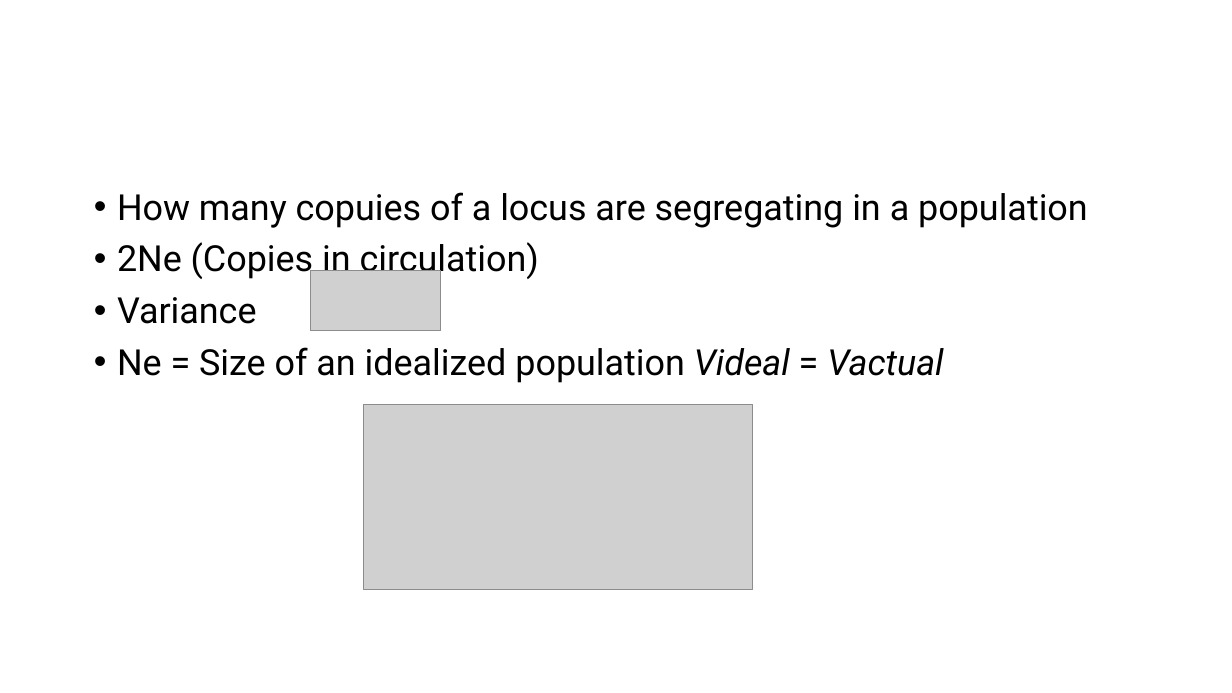
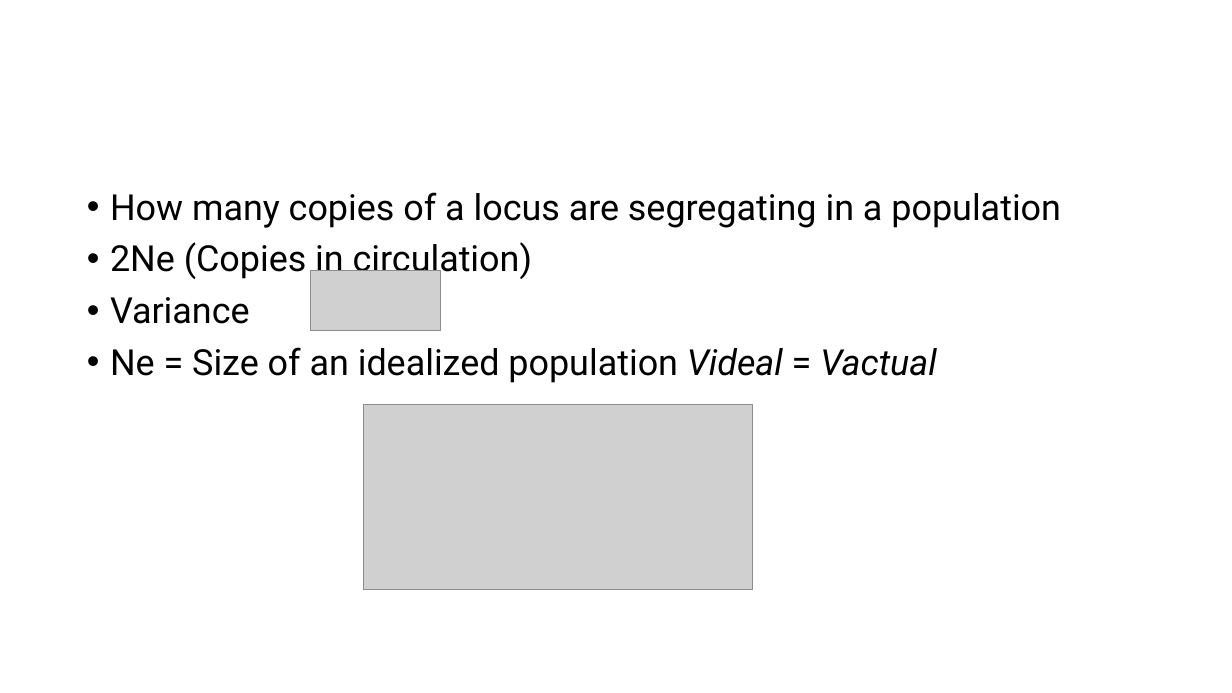
Before and after one commit to ccsosa/Evolutionary_genetics, a slide deck: slide 9 of Semana4/Selección natural.pptx (slide 5 before the commit). Drawn at 1232x693 pixels with LibreOffice and Linux fonts; fonts in the diff are those of the drawing; grey boxes stand for pictures. Boxes give left, top, right and bottom in pixels: in the first picture for what was removed or moved away, otherwise in the second. Text is boxed around its words. In the diff, an @@ line names an element or a change of style, - is before the commit and + after.

```diff
--- a/Semana4/Selección natural.pptx
+++ b/Semana4/Selección natural.pptx
@@ text "How many copies of a ...": place and size @@
-text "How many copies of a ..." at box(117, 192, 1088, 383)
+text "How many copies of a ..." at box(110, 192, 1061, 383)
@@ text at box(110, 192, 1061, 228): text changed @@
-• How many copuies of a locus are segregating in a population
+• How many copies of a locus are segregating in a population
```
Also in this commit, not shown: 7 other slides changed, 21 slides added, 3 slides removed.
